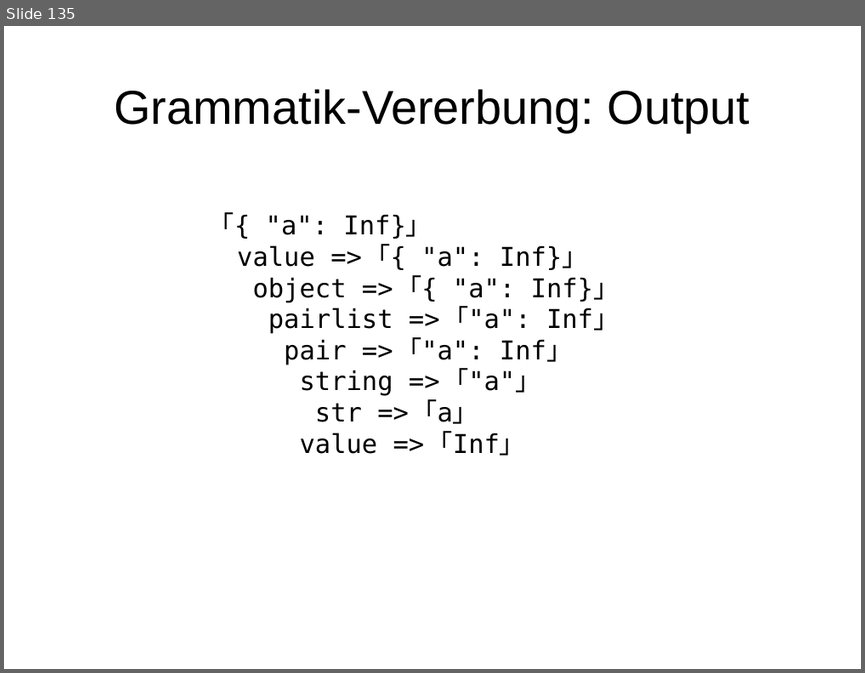
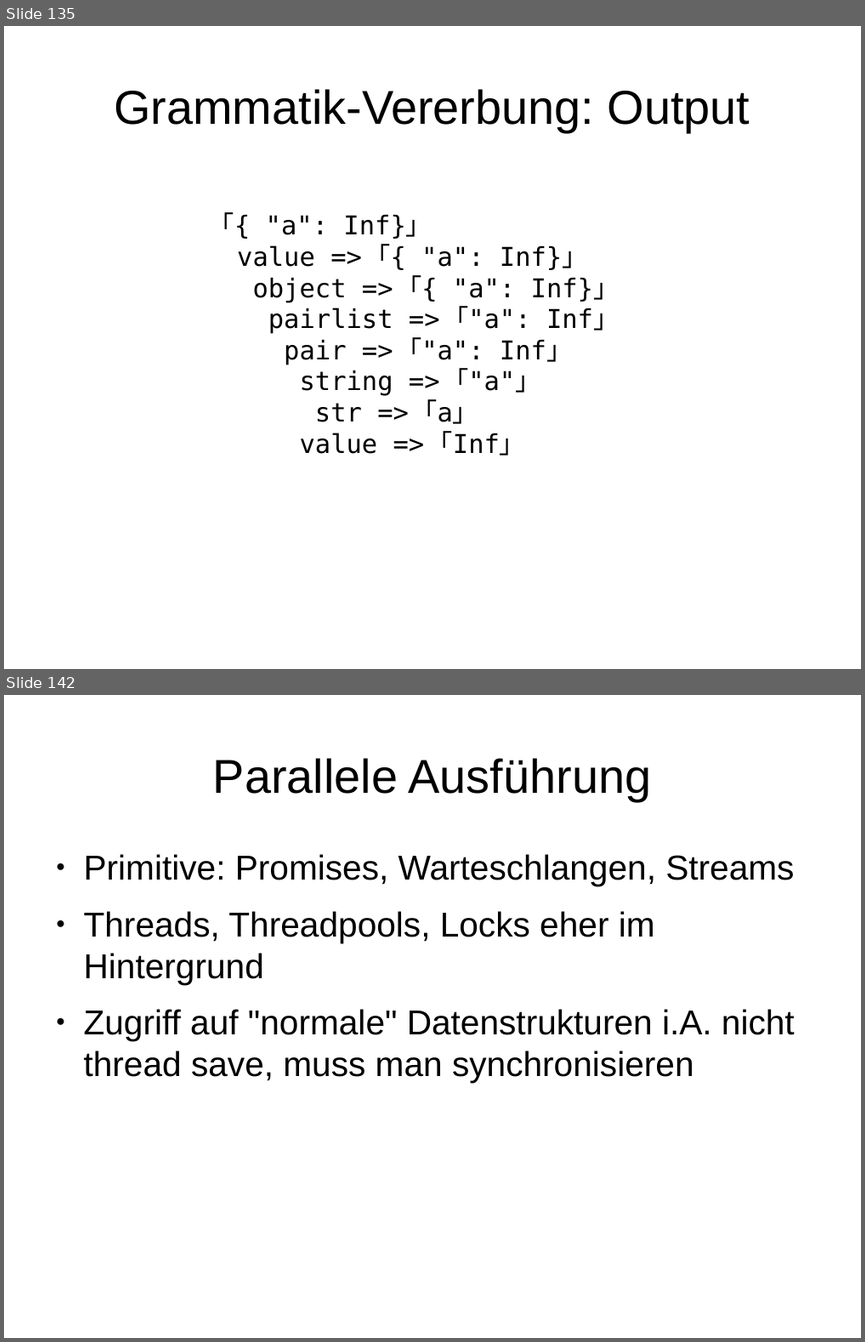
Before and after one commit to moritz/perl6-training-de, a slide deck: schulung.odp. Shown one above the other, each under a label of ours: slide 135 before the commit, slides 135 and 142 after it; the slides between them are not shown. The pictures are 865x673 and 865x1342 pixels, drawn with LibreOffice and Linux fonts; fonts in the diff are those of the drawing. Boxes give left, top, right and bottom in pixels: in the first picture for what was removed or moved away, otherwise in the second. Text is boxed around its words. In the diff, an @@ line names an element or a change of style, - is before the commit and + after.

```diff
--- a/schulung.odp
+++ b/schulung.odp
@@ slide 142 added at <box>4,695,861,1338</box>, background #FFFFFF @@
@@ title added at <box>213,758,652,801</box>, 44 pt, text #000000 @@
+Parallele Ausführung
@@ text added at <box>84,854,794,1083</box>, 32 pt, text #000000 @@
+● Primitive: Promises, Warteschlangen, Streams
+● Threads, Threadpools, Locks eher im Hintergrund
+● Zugriff auf "normale" Datenstrukturen i.A. nicht thread save, muss man synchronisieren
```
Also in this commit, not shown: 1 slide changed, 9 other slides added, 4 other files.
